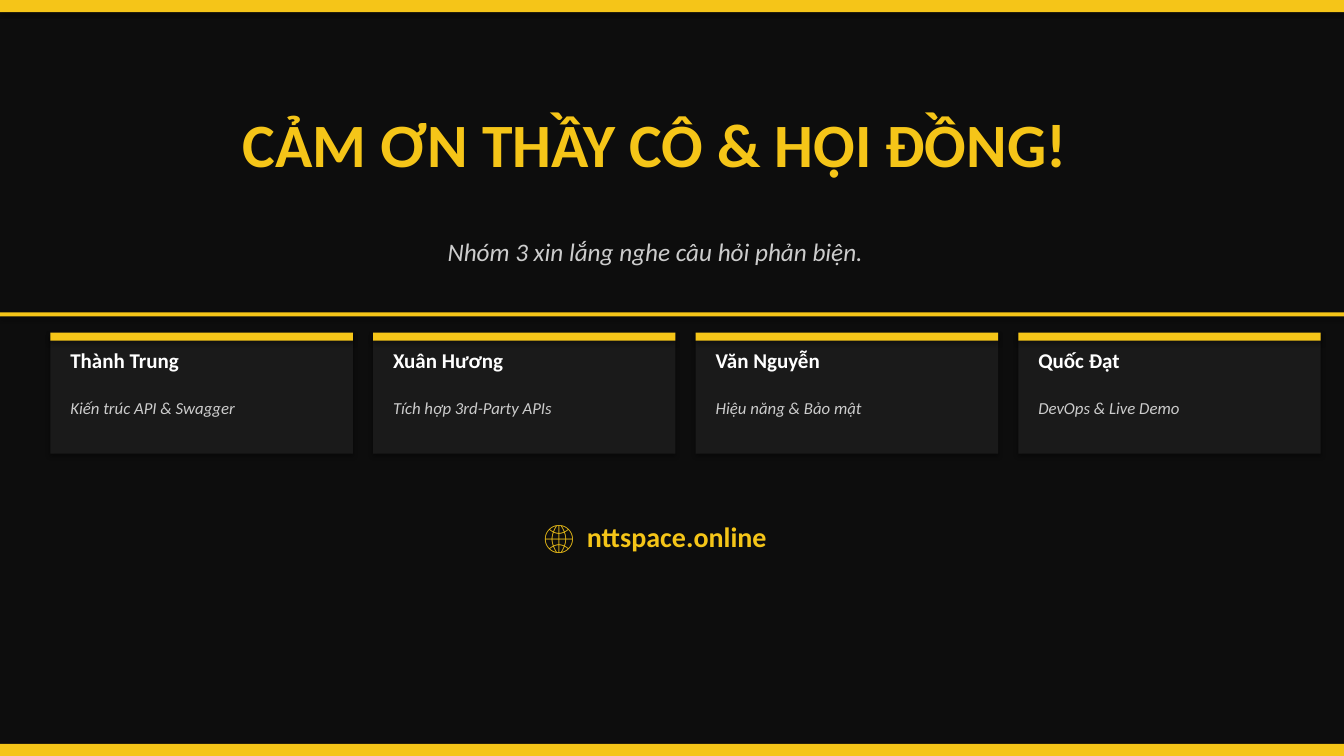
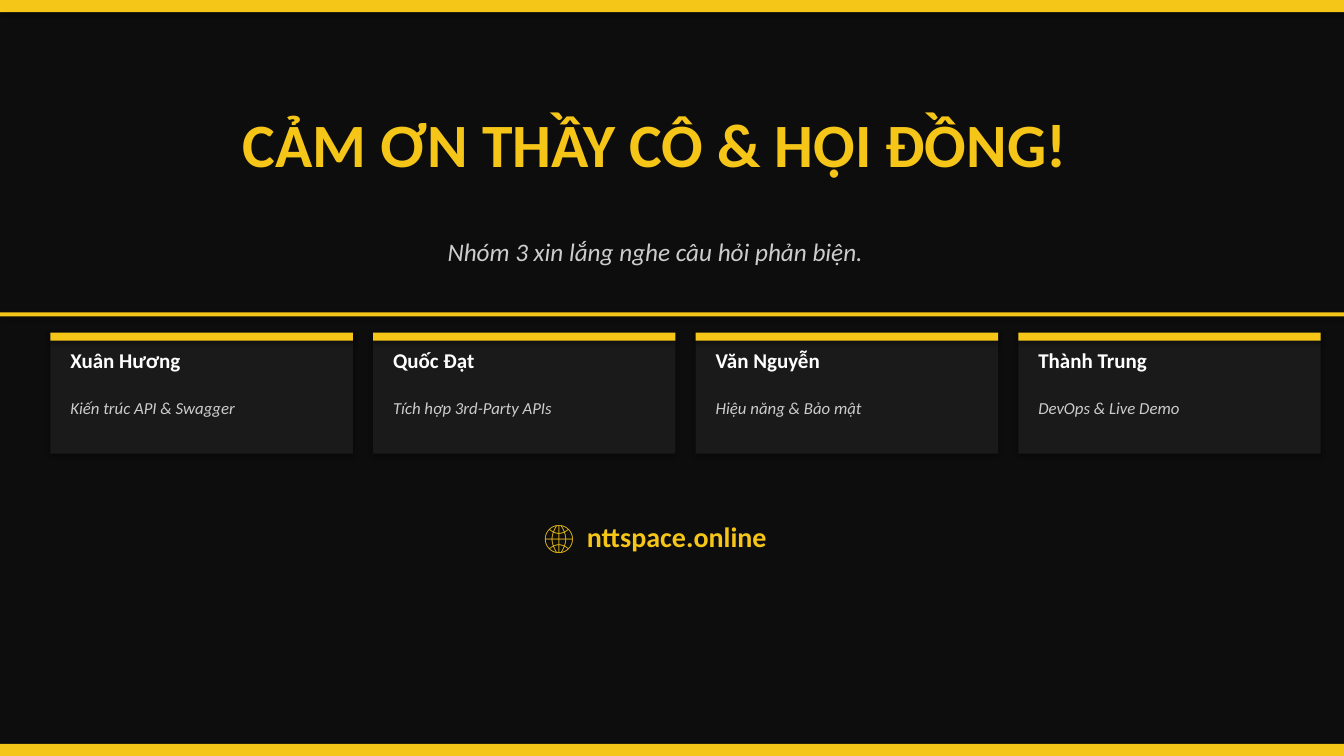
Before and after one commit to ThanhTrunggDEV/Group3, a slide deck: slide 14 of X-AURUM_Presentation.pptx. Drawn at 1344x756 pixels with LibreOffice and Linux fonts; fonts in the diff are those of the drawing. Boxes give left, top, right and bottom in pixels: in the first picture for what was removed or moved away, otherwise in the second. Text is boxed around its words. In the diff, an @@ line names an element or a change of style, - is before the commit and + after.

```diff
--- a/X-AURUM_Presentation.pptx
+++ b/X-AURUM_Presentation.pptx
@@ text at [70, 353, 180, 372]: text changed @@
-Thành Trung
+Xuân Hương
@@ text at [393, 352, 474, 372]: text changed @@
-Xuân Hương
+Quốc Đạt
@@ text at [1038, 353, 1147, 372]: text changed @@
-Quốc Đạt
+Thành Trung
```
Also in this commit, not shown: 9 other slides changed.
